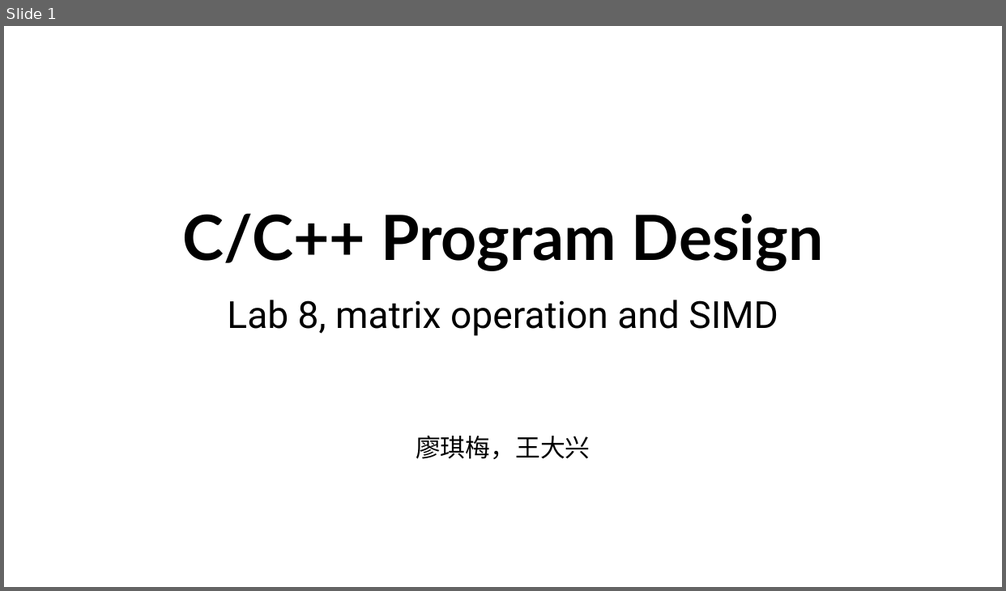
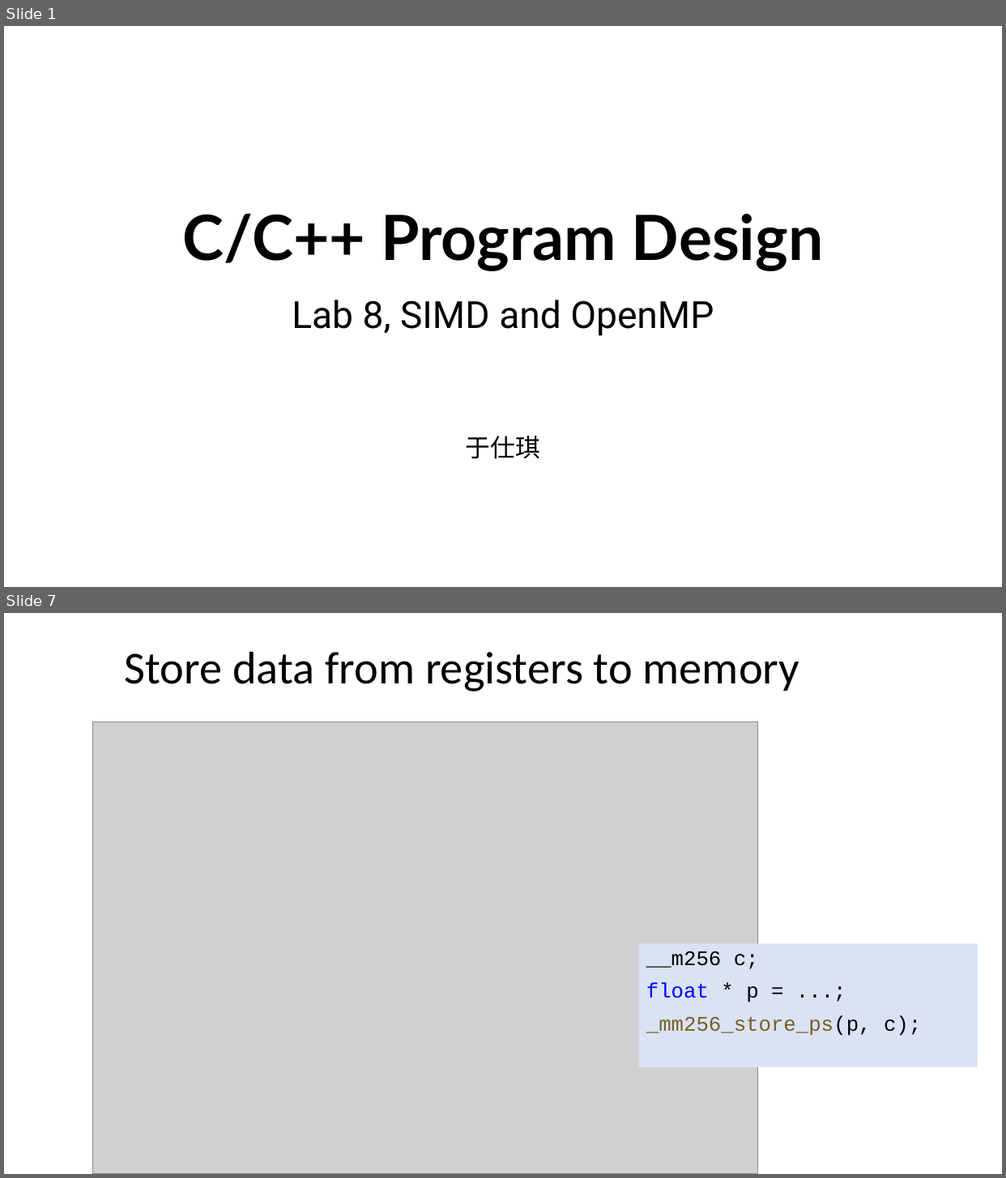
Before and after one commit to ShiqiYu/CPP, a slide deck: week08/Lab08.pptx. Shown one above the other, each under a label of ours: slide 1 before the commit, slides 1 and 7 after it; the slides between them are not shown. The pictures are 1006x591 and 1006x1178 pixels, drawn with LibreOffice and Linux fonts; fonts in the diff are those of the drawing; grey boxes stand for pictures; background and template pictures are left out. Boxes give left, top, right and bottom in pixels: in the first picture for what was removed or moved away, otherwise in the second. Text is boxed around its words. In the diff, an @@ line names an element or a change of style, - is before the commit and + after.

```diff
--- a/week08/Lab08.pptx
+++ b/week08/Lab08.pptx
@@ slide 7 added at box(4, 613, 1002, 1174), background #FFFFFF @@
@@ title added at box(124, 651, 799, 692), 44 pt, text #000000 @@
+Store data from registers to memory
@@ picture added at box(93, 722, 758, 1174) @@
@@ text added at box(639, 944, 978, 1067), fill #DAE3F3, 20 pt, text #000000 @@
+__m256 c;
+float * p = ...;
+_mm256_store_ps(p, c);
@@ slide 1 changed as well @@
@@ subtitle at box(292, 300, 714, 459): text changed @@
-Lab 8, matrix operation and SIMD
-廖琪梅，王大兴
+Lab 8, SIMD and OpenMP
+于仕琪
```
Also in this commit, not shown: 2 other slides changed, 10 other slides added, 29 slides removed, 1 other file.
